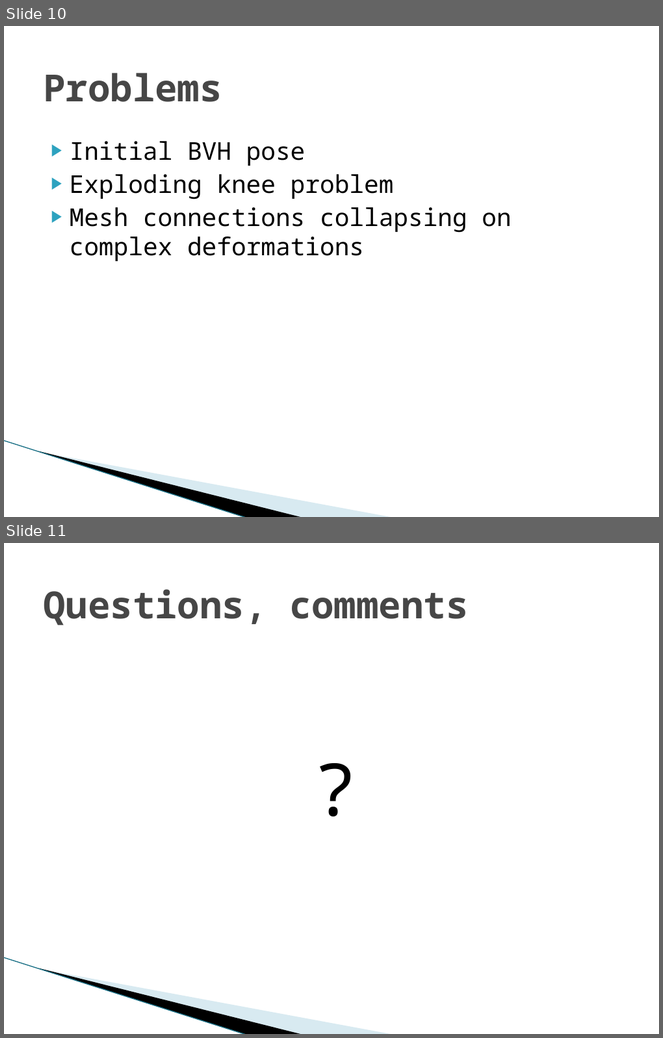
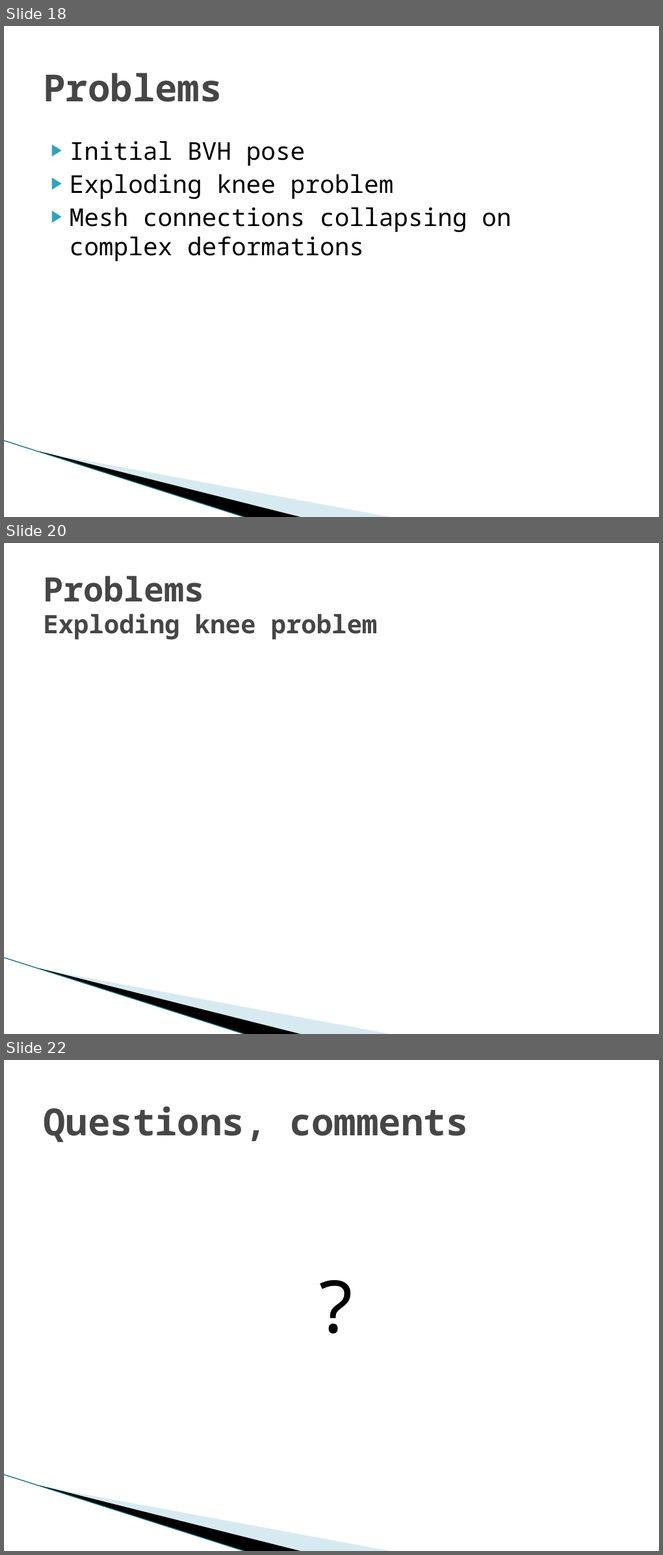
Before and after one commit to hobama/cvg01, a slide deck: docs/Presentation/Presentation.pptx. Shown one above the other, each under a label of ours: slides 10 and 11 before the commit, slides 18, 20 and 22 after it; the slides between them are not shown. The pictures are 663x1038 and 663x1555 pixels, drawn with LibreOffice and Linux fonts; fonts in the diff are those of the drawing; background and template pictures are left out. Boxes give left, top, right and bottom in pixels: in the first picture for what was removed or moved away, otherwise in the second. Text is boxed around its words. In the diff, an @@ line names an element or a change of style, - is before the commit and + after.

```diff
--- a/docs/Presentation/Presentation.pptx
+++ b/docs/Presentation/Presentation.pptx
@@ slide 20 added at (x1=4, y1=543, x2=659, y2=1034), background #FFFFFF; not listed: 3 template elements that a slide beside it also shows @@
@@ title added at (x1=43, y1=575, x2=378, y2=640), 27.9 pt, text #464646, bold @@
+Problems
+Exploding knee problem
@@ what was slide 10 is now slide 18 @@
@@ what was slide 11 is now slide 22 @@
```
Also in this commit, not shown: 4 slides changed, 10 other slides added.
